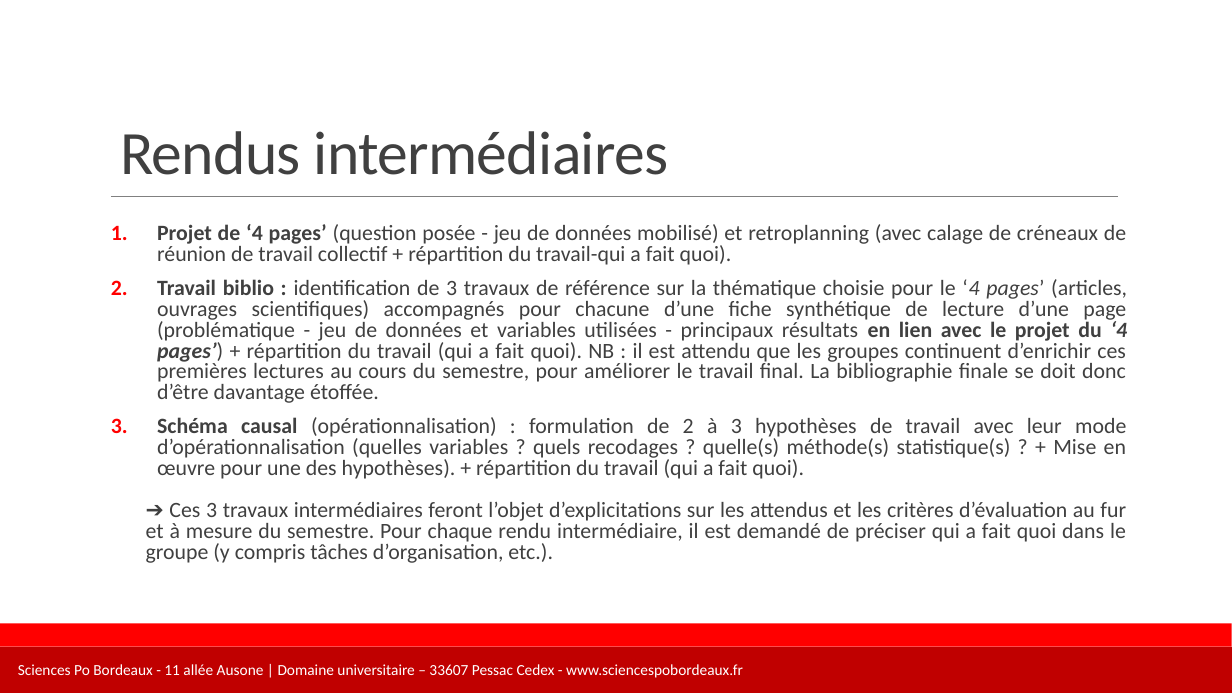
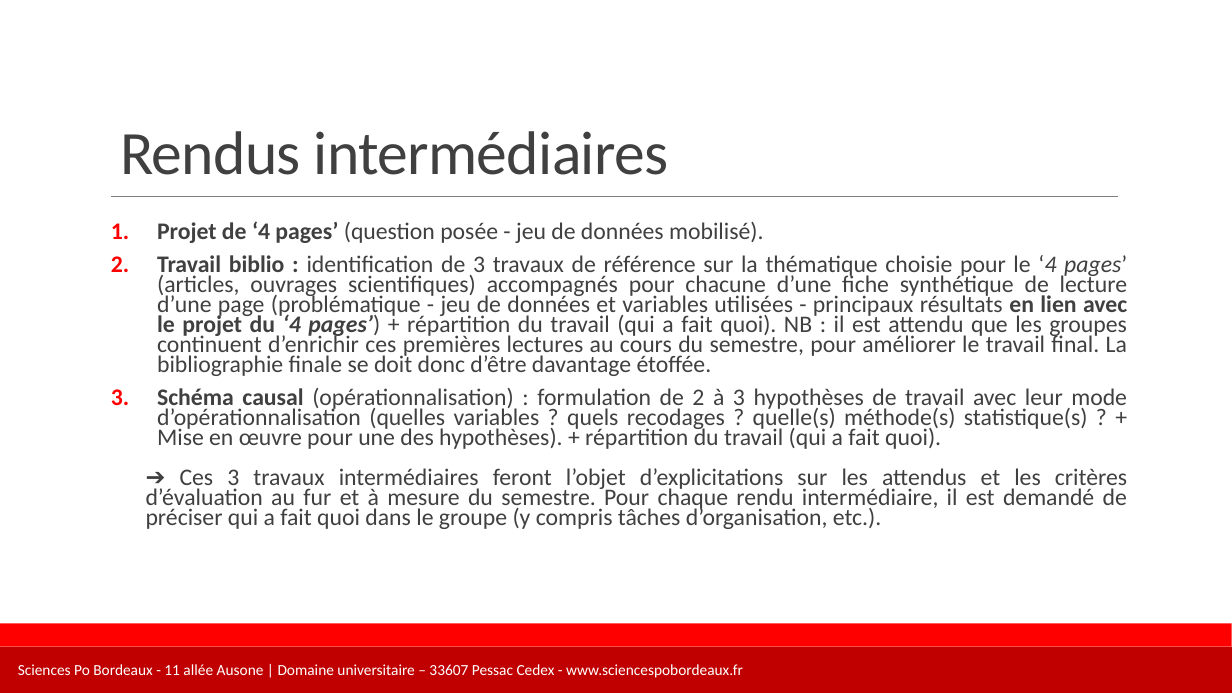
Before and after one commit to leomignot/DECA2-collectif, a slide deck: slide 10 of Mignot/Diapos/ppt/S1 - diapo DECA2.pptx. Drawn at 1232x693 pixels with LibreOffice and Linux fonts; fonts in the diff are those of the drawing; background and template pictures are left out. Boxes give left, top, right and bottom in pixels: in the first picture for what was removed or moved away, otherwise in the second. Text is boxed around its words. In the diff, an @@ line names an element or a change of style, - is before the commit and + after.

```diff
--- a/Mignot/Diapos/ppt/S1 - diapo DECA2.pptx
+++ b/Mignot/Diapos/ppt/S1 - diapo DECA2.pptx
@@ text at (157, 221, 763, 243): text changed; size 17 to 18.5 pt @@
-1. Projet de ‘4 pages’ (question posée - jeu de données mobilisé) et retroplanning (avec calage de créneaux de réunion de travail collectif + répartition du travail-qui a fait quoi).
+1. Projet de ‘4 pages’ (question posée - jeu de données mobilisé).
@@ text at (146, 255, 1127, 529): size 17 to 18.5 pt; line spacing 0.8 to 0.7 @@
```
Also in this commit, not shown: 1 other file.
